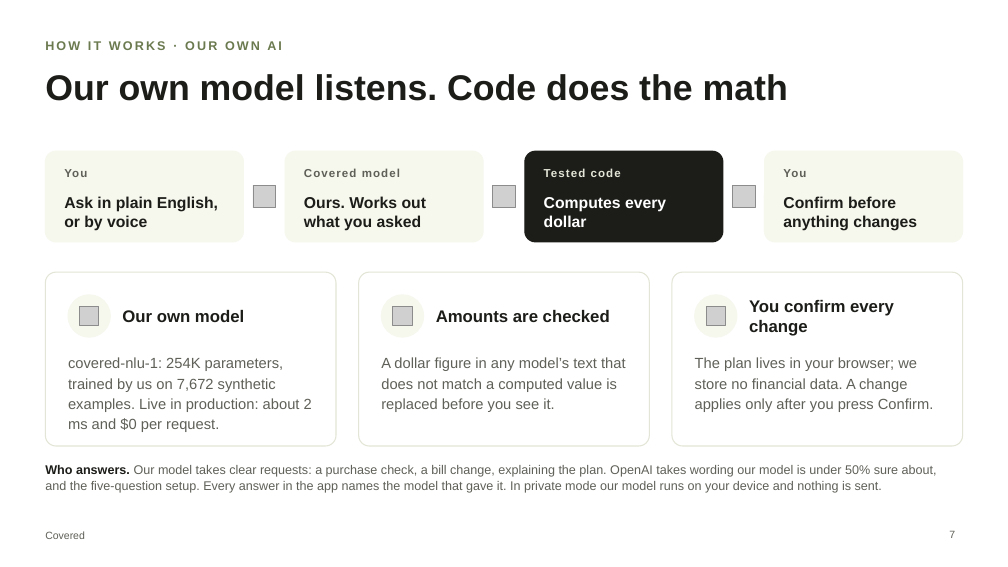
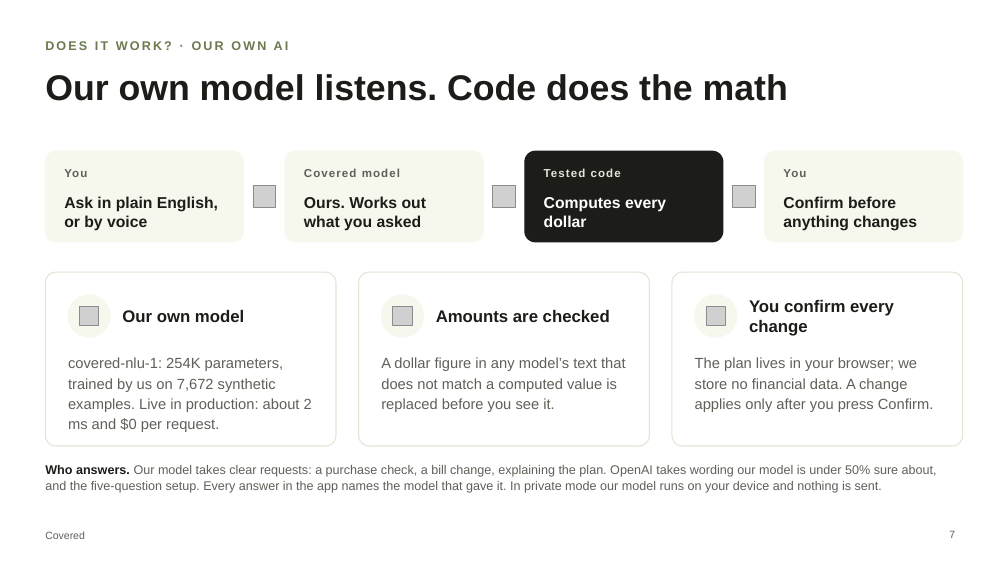
Before and after one commit to chinusoid/FractureTeam, a slide deck: slide 7 of pitch/covered-pitch.pptx. Drawn at 1008x567 pixels with LibreOffice and Linux fonts; fonts in the diff are those of the drawing; grey boxes stand for pictures. Boxes give left, top, right and bottom in pixels: in the first picture for what was removed or moved away, otherwise in the second. Text is boxed around its words. In the diff, an @@ line names an element or a change of style, - is before the commit and + after.

```diff
--- a/pitch/covered-pitch.pptx
+++ b/pitch/covered-pitch.pptx
@@ text at (x1=45, y1=41, x2=289, y2=50): text changed @@
-HOW IT WORKS · OUR OWN AI
+DOES IT WORK? · OUR OWN AI
```
Also in this commit, not shown: 9 other slides changed, 3 other files.
